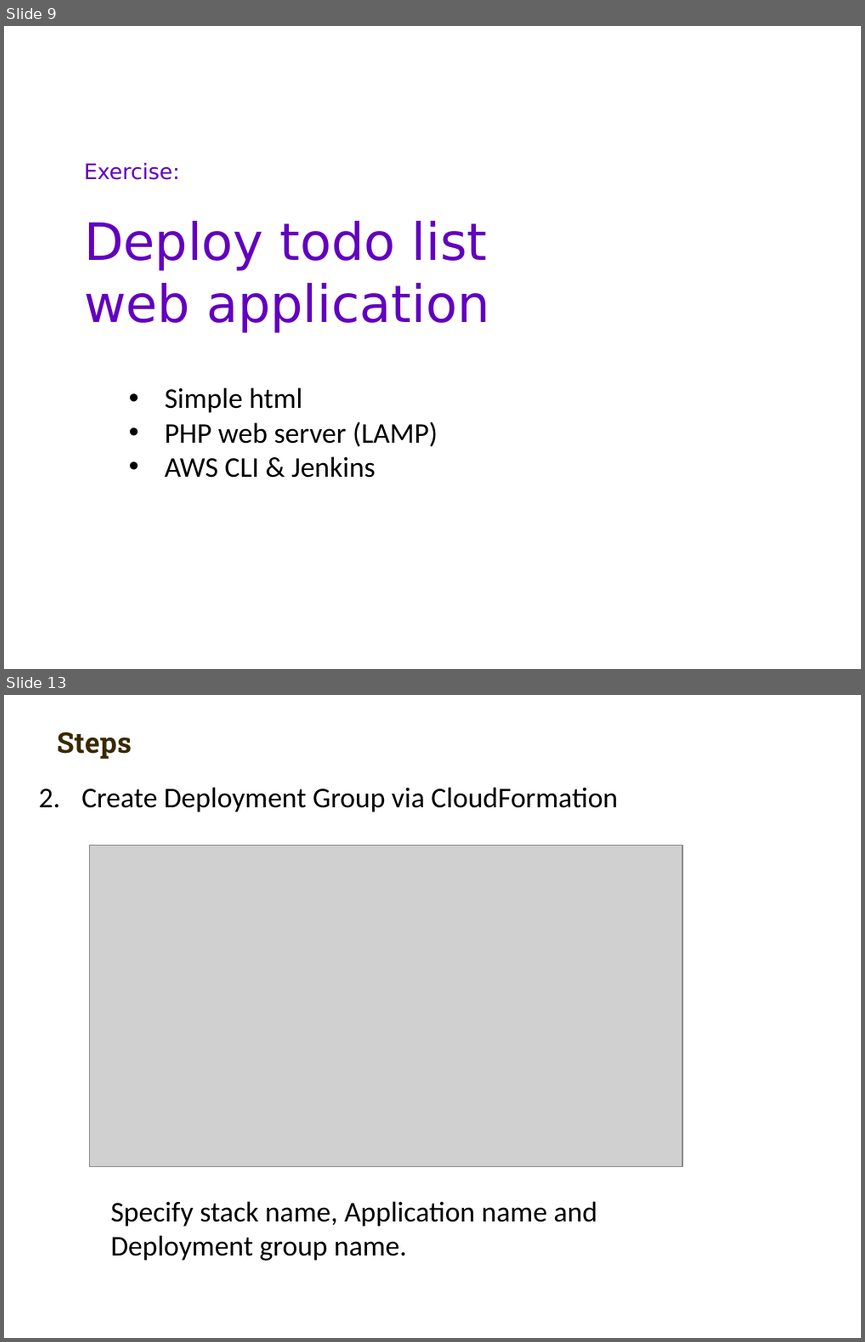
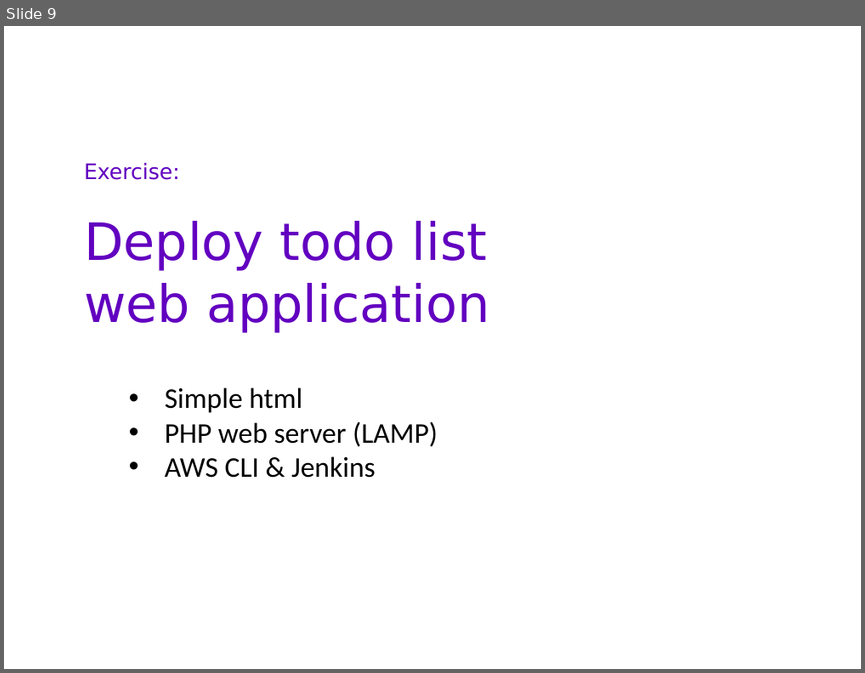
Before and after one commit to carlmitrais/wisdom, a slide deck: cdc_git_ws5_(2).pptx. Shown one above the other, each under a label of ours: slides 9 and 13 before the commit, slide 9 after it; the slides between them are not shown. The pictures are 865x1342 and 865x673 pixels, drawn with LibreOffice and Linux fonts; fonts in the diff are those of the drawing; grey boxes stand for pictures; background and template pictures are left out. Boxes give left, top, right and bottom in pixels: in the first picture for what was removed or moved away, otherwise in the second. Text is boxed around its words. In the diff, an @@ line names an element or a change of style, - is before the commit and + after.

```diff
--- a/cdc_git_ws5_(2).pptx
+++ b/cdc_git_ws5_(2).pptx
@@ slide 13 removed at (x1=4, y1=695, x2=861, y2=1338), background picture (left out) @@
@@ text removed at (x1=57, y1=732, x2=132, y2=759) @@
-Steps
@@ text removed at (x1=81, y1=787, x2=618, y2=812) @@
-2. Create Deployment Group via CloudFormation
@@ picture removed at (x1=90, y1=845, x2=682, y2=1166) @@
@@ text removed at (x1=111, y1=1201, x2=597, y2=1260) @@
-Specify stack name, Application name and Deployment group name.
```
Also in this commit, not shown: 4 slides changed, 2 slides added, 2 other slides removed.
